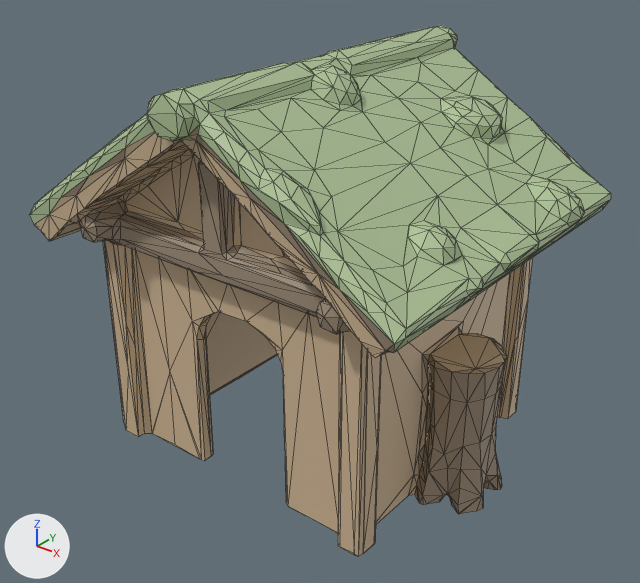
The glTF model docs/univers/archipeo/batiments/modeles/6e-batiment-cabane-de-mousso/final-3000.glb: old version first, new version second.
Rendered twice from a 50 mm lens placed at (1.152, -1.406, 1.252), pointed at (0.013, 0.017, 0.37). Lighting does not change. The marker at lower left points along +X, +Y and +Z. The picture after the commit comes second. Mesh edges are drawn as thin lines. Vertices at exactly the same position are counted once.

The first picture shows 'geometry_0'.
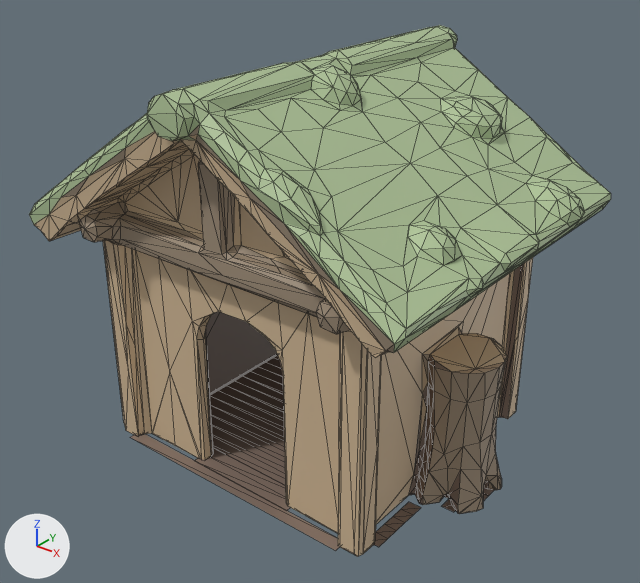
Changed parts and their boxes [x1, y1, x2, y2] in the pictures (640 x 583 px):
part 1 of me_geometry_0, added
    after: [210, 355, 495, 501]
part 2 of me_geometry_0, built on
    after: [130, 433, 456, 551]
part 3 of me_geometry_0, recoloured
    both: [204, 264, 523, 513]

Patch to the scene script:
```diff
--- a/docs/univers/archipeo/batiments/modeles/6e-batiment-cabane-de-mousso/final-3000.glb.py
+++ b/docs/univers/archipeo/batiments/modeles/6e-batiment-cabane-de-mousso/final-3000.glb.py
@@ me_geometry_0 @@
 # used by ob_geometry_0; location = (0.0, 0.0, 0.0)
-me_geometry_0.from_pydata(...)  # 1392 vertices, 2548 faces; spans x -0.503..0.5, y -0.4..0.507, z 0.0..0.898
+me_geometry_0.from_pydata(...)  # 1467 vertices, 2838 faces; spans x -0.503..0.5, y -0.4..0.507, z 0.0..0.898
+# me_geometry_0 part 1: a new loose piece of 38 vertices spanning x -0.315..0.468, y -0.212..0.32, z 0.003, in mat_defaultmaterial
+# me_geometry_0 part 2: 2 vertices moved within x 0.3, y 0.305, z 0.0; 37 vertices added at x -0.315..0.437, y -0.306..0.383, z 0.003
+# me_geometry_0 part 3: 227 kept faces spanning x -0.303..0.462, y -0.292..0.379, z 0.0..0.547 get new vertex colours; the middle colour goes from beige #a08f7a to brown #837166
 me_geometry_0.materials.append(mat_defaultmaterial)
```
